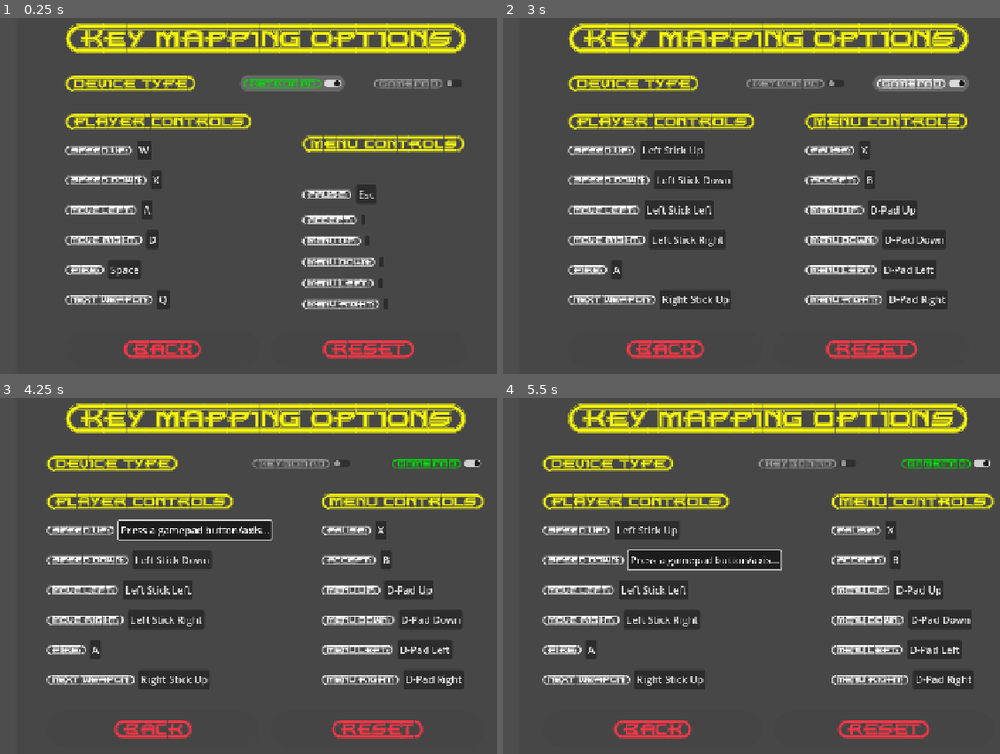
Above: before the commit, frames 1-4 (two rows, left to right).
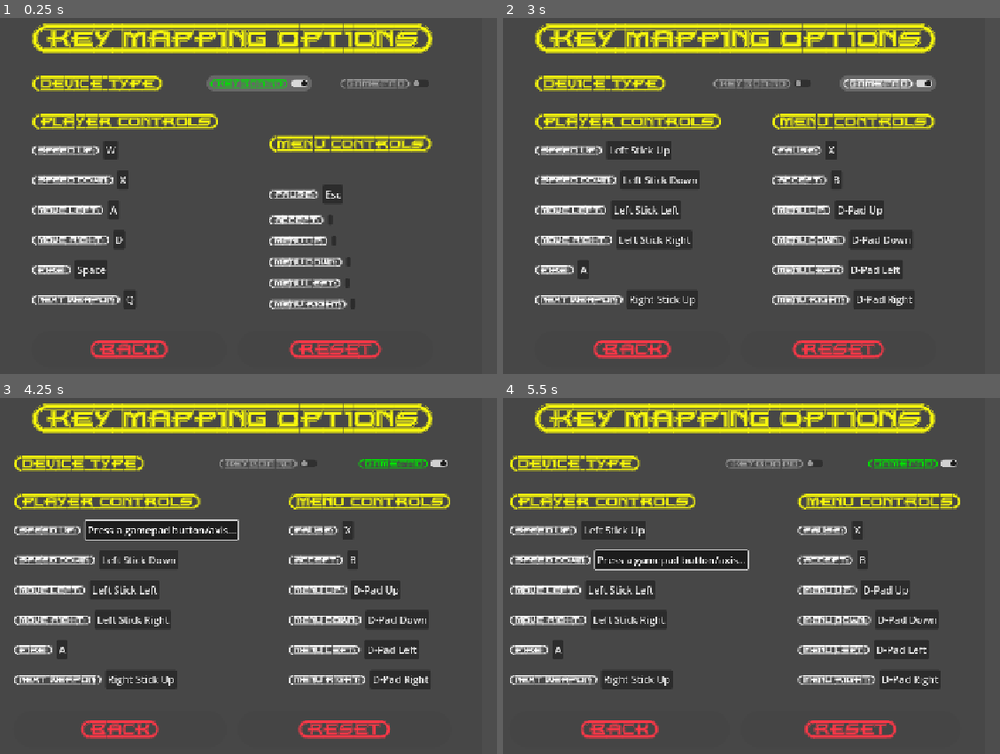
Above: after the commit, the same moments.

Repository: ikostan/SkyLockAssault
Game: Godot game, scene res://scenes/key_mapping_menu.tscn
Same seed, same stepped clock (60 frames per second), same inputs: the game is played once before the commit and once after it. This scene is started directly instead of the project's main scene. Video files are missing from this copy of the repository; at most half a second of black plays in their place. Sound files missing from this copy of the repository are replaced by a short silence.
Inputs (mouse positions are in pixels of both pictures, inside the frame that each line leads up to; where the layout moved, square brackets give the same spot in the first picture):
- Up to frame 1 (0.25 s): no input
- Up to frame 2 (3 s): click (831, 220) [865, 220] at 0.5 s; click "{KEYBOARD}" at 1.25 s; click (831, 220) [865, 220] at 2 s; click "{GAMEPAD}" at 2.75 s
- Up to frame 3 (4.25 s): click "Left Stick Up" at 3.5 s
- Up to frame 4 (5.5 s): click "Press a gamepad button/axis..." at 4.25 s; click "Left Stick Down" at 5 s

The runs differ from the first frame. In frame 1, 16% of the frame differs, in the area x 6-94%, y 1-96%; in frame 2, 20%; in frame 3, 20%; in frame 4, 20%, in the area x 1-99%, y 1-96%.

Commit message:
Update key_mapping_menu.tscn

Diff:
--- a/scenes/key_mapping_menu.tscn
+++ b/scenes/key_mapping_menu.tscn
@@ -93,9 +93,9 @@
 anchor_top = 0.5
 anchor_right = 0.5
 anchor_bottom = 0.5
-offset_left = -390.0
+offset_left = -450.0
 offset_top = -340.0
-offset_right = 510.0
+offset_right = 450.0
 offset_bottom = 340.0
 grow_horizontal = 2
 grow_vertical = 2
